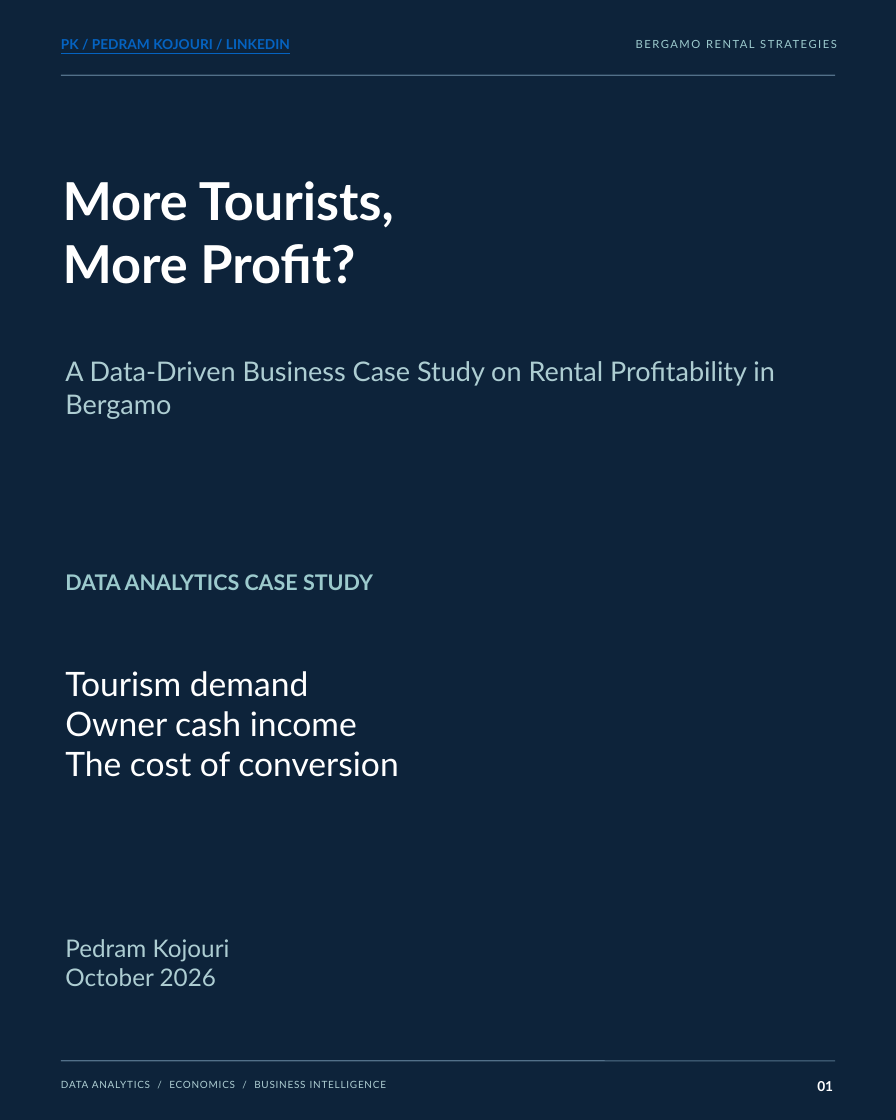
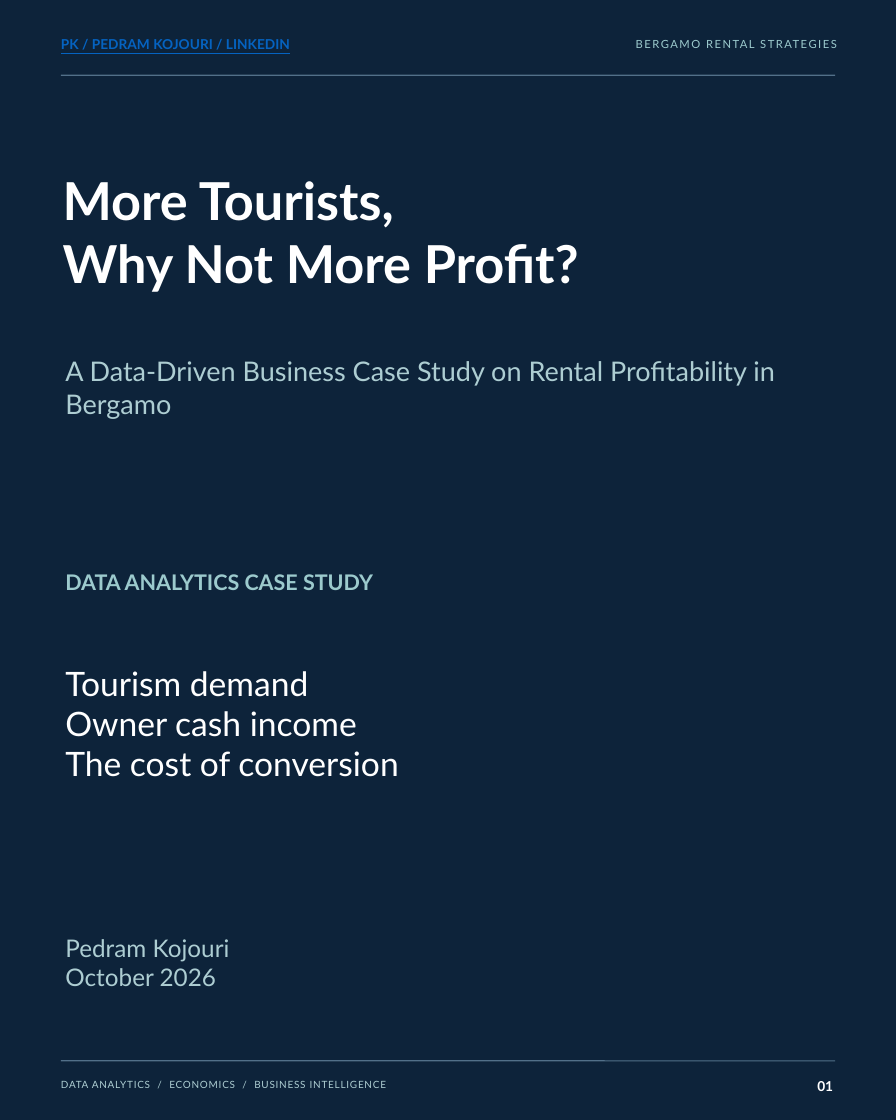
Before and after one commit to pedramkj/bergamo-rental-strategy-analysis, a slide deck: slide 1 of publication/Bergamo_LinkedIn_Carousel_EN_Final.pptx. Drawn at 896x1120 pixels with LibreOffice and Linux fonts; fonts in the diff are those of the drawing. Boxes give left, top, right and bottom in pixels: in the first picture for what was removed or moved away, otherwise in the second. Text is boxed around its words. In the diff, an @@ line names an element or a change of style, - is before the commit and + after.

```diff
--- a/publication/Bergamo_LinkedIn_Carousel_EN_Final.pptx
+++ b/publication/Bergamo_LinkedIn_Carousel_EN_Final.pptx
@@ text at (63, 244, 579, 292): text changed @@
-More Profit?
+Why Not More Profit?
```
Also in this commit, not shown: 32 other files.
